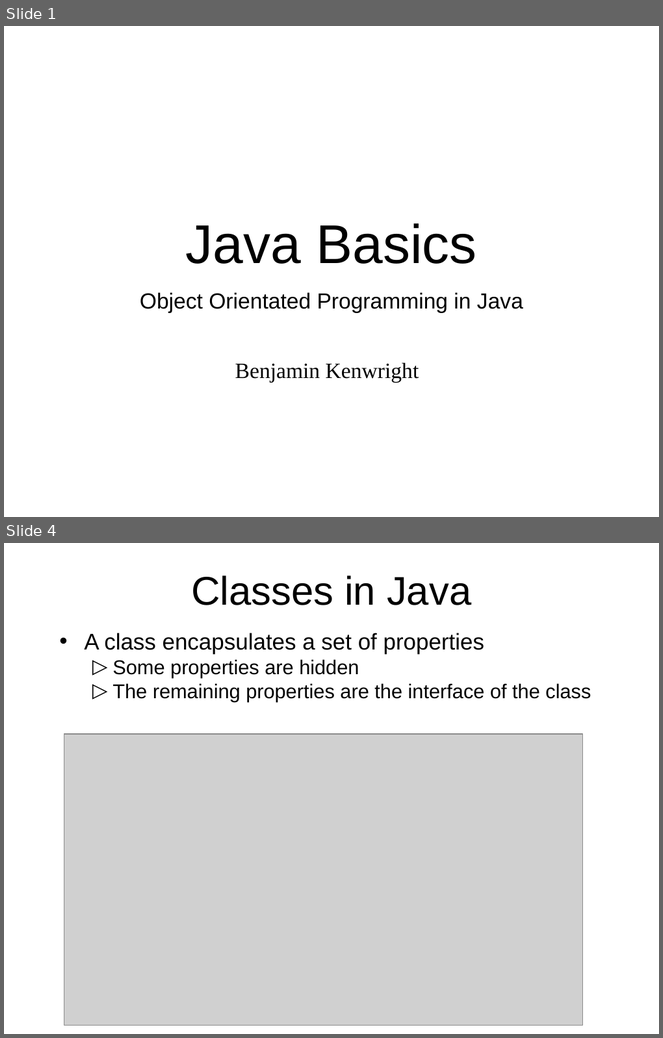
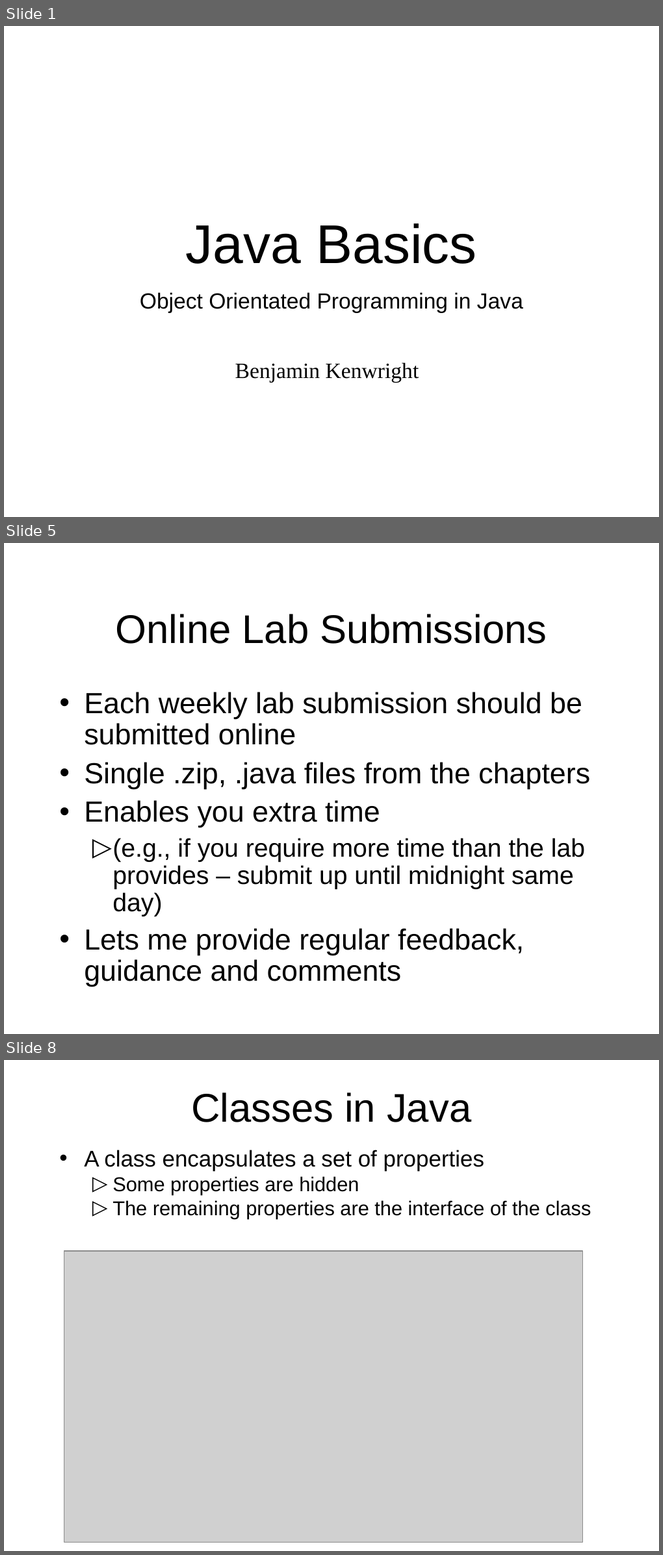
Before and after one commit to octaviordz/zjnu2017.github.io, a slide deck: OOP/lectures/030--Classes.and.Objects.ppt. Shown one above the other, each under a label of ours: slides 1 and 4 before the commit, slides 1, 5 and 8 after it; the slides between them are not shown. The pictures are 663x1038 and 663x1555 pixels, drawn with LibreOffice and Linux fonts; fonts in the diff are those of the drawing; grey boxes stand for pictures. Boxes give left, top, right and bottom in pixels: in the first picture for what was removed or moved away, otherwise in the second. Text is boxed around its words. In the diff, an @@ line names an element or a change of style, - is before the commit and + after.

Commit message:
Update slides for lesson on OO Java.

```diff
--- a/OOP/lectures/030--Classes.and.Objects.ppt
+++ b/OOP/lectures/030--Classes.and.Objects.ppt
@@ slide 5 added at (4, 543, 659, 1034), background #FFFFFF @@
@@ title added at (116, 614, 547, 644), 44 pt, text #000000 @@
+Online Lab Submissions
@@ text added at (84, 692, 590, 987), 32 pt, text #000000 @@
+• Each weekly lab submission should be submitted online
+• Single .zip, .java files from the chapters
+• Enables you extra time
+  ▷ (e.g., if you require more time than the lab provides – submit up until midnight same day)
+• Lets me provide regular feedback, guidance and comments
@@ what was slide 4 is now slide 8 @@
```
Also in this commit, not shown: 5 slides changed, 4 other slides added, 1 other file.
